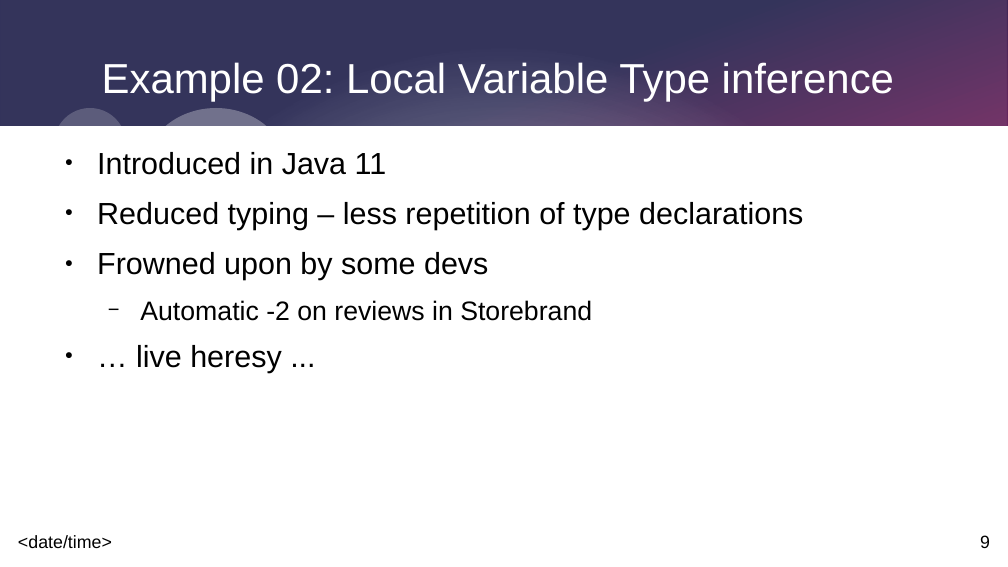
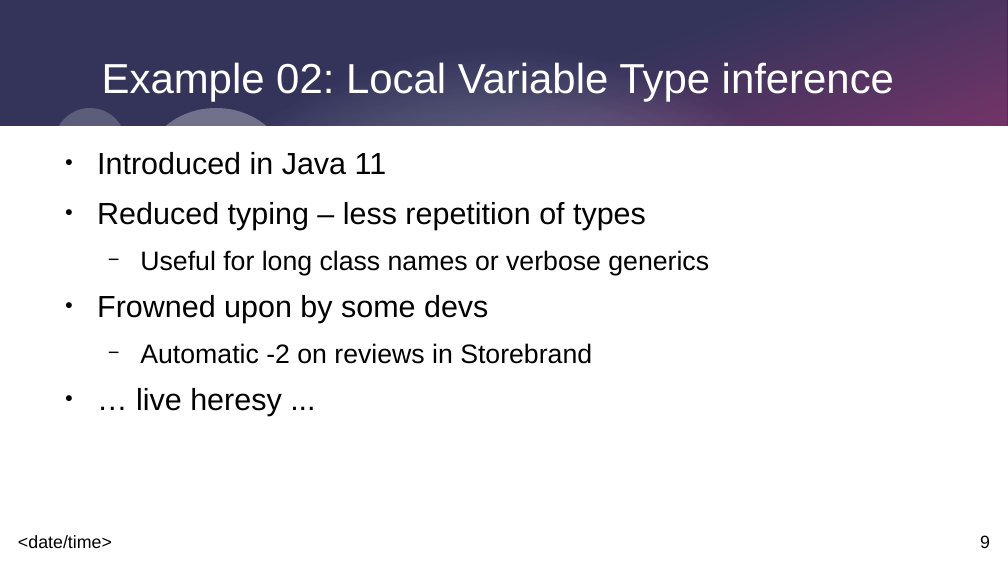
Before and after one commit to johnnyegel/Talk_JavaLatestAndGreatest, a slide deck: slide 9 of Presentation/JavaLatestAndGreatest.odp. Drawn at 1008x567 pixels with LibreOffice and Linux fonts; fonts in the diff are those of the drawing. Boxes give left, top, right and bottom in pixels: in the first picture for what was removed or moved away, otherwise in the second. Text is boxed around its words. In the diff, an @@ line names an element or a change of style, - is before the commit and + after.

Commit message:
Clarified the second example

```diff
--- a/Presentation/JavaLatestAndGreatest.odp
+++ b/Presentation/JavaLatestAndGreatest.odp
@@ text at (97,202,709,276): text changed; size 24 to 21 pt @@
-● Reduced typing – less repetition of type declarations
+● Reduced typing – less repetition of types
+  − Useful for long class names or verbose generics
```
Also in this commit, not shown: 3 other files.
